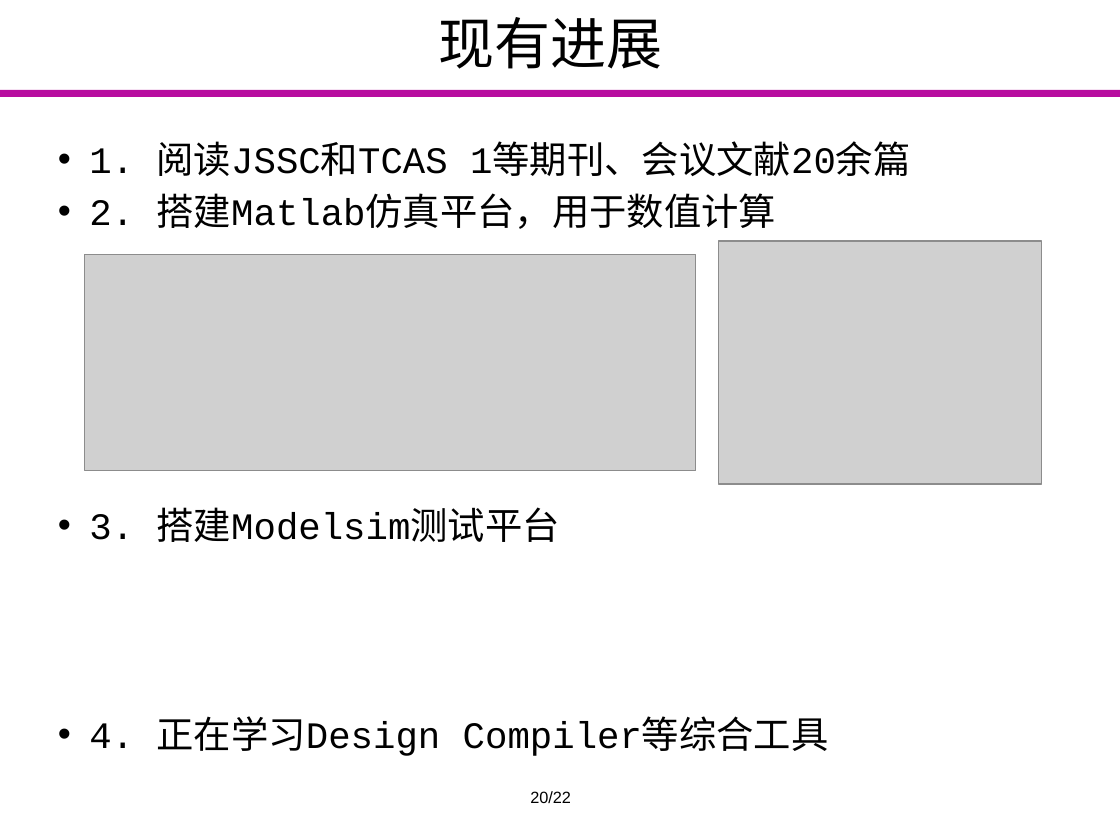
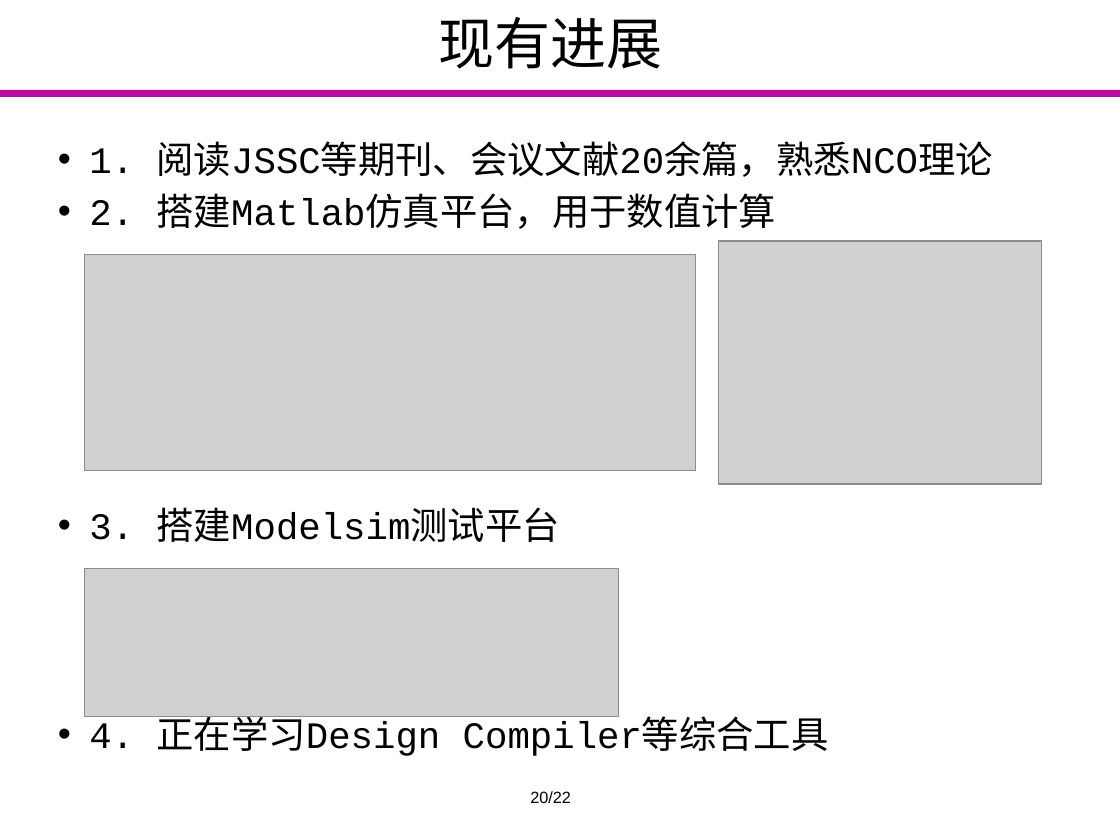
Before and after one commit to Markov2016/kaiti, a slide deck: slide 14 of ppt/yyx_v1.1.pptx. Drawn at 1120x840 pixels with LibreOffice and Linux fonts; fonts in the diff are those of the drawing; grey boxes stand for pictures; background and template pictures are left out. Boxes give left, top, right and bottom in pixels: in the first picture for what was removed or moved away, otherwise in the second. Text is boxed around its words. In the diff, an @@ line names an element or a change of style, - is before the commit and + after.

Commit message:
last version

```diff
--- a/ppt/yyx_v1.1.pptx
+++ b/ppt/yyx_v1.1.pptx
@@ text at (89,141,993,177): text changed @@
-• 1. 阅读JSSC和TCAS 1等期刊、会议文献20余篇
+• 1. 阅读JSSC等期刊、会议文献20余篇，熟悉NCO理论
@@ picture added at (85,569,619,717) @@
```
